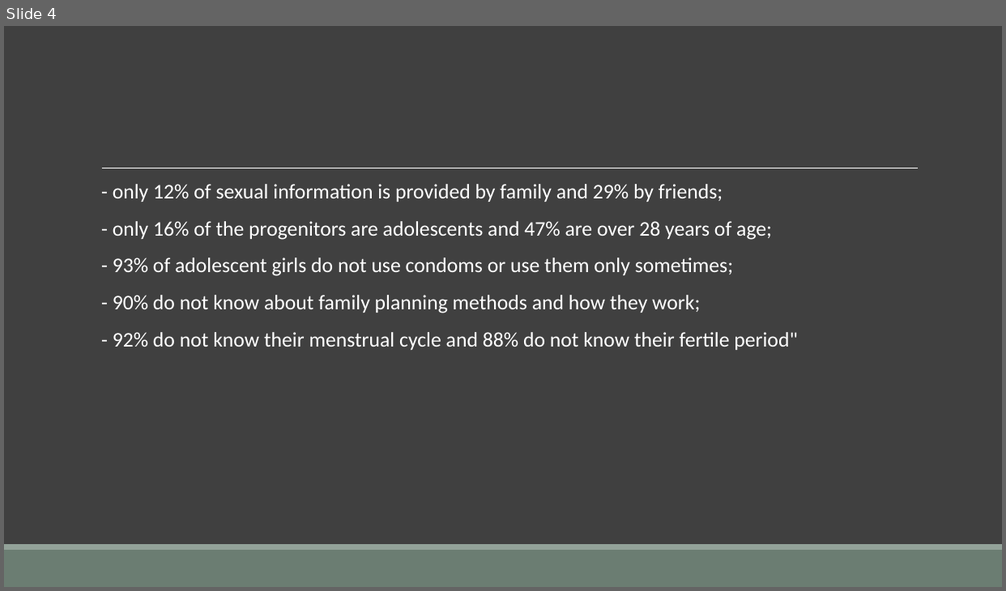
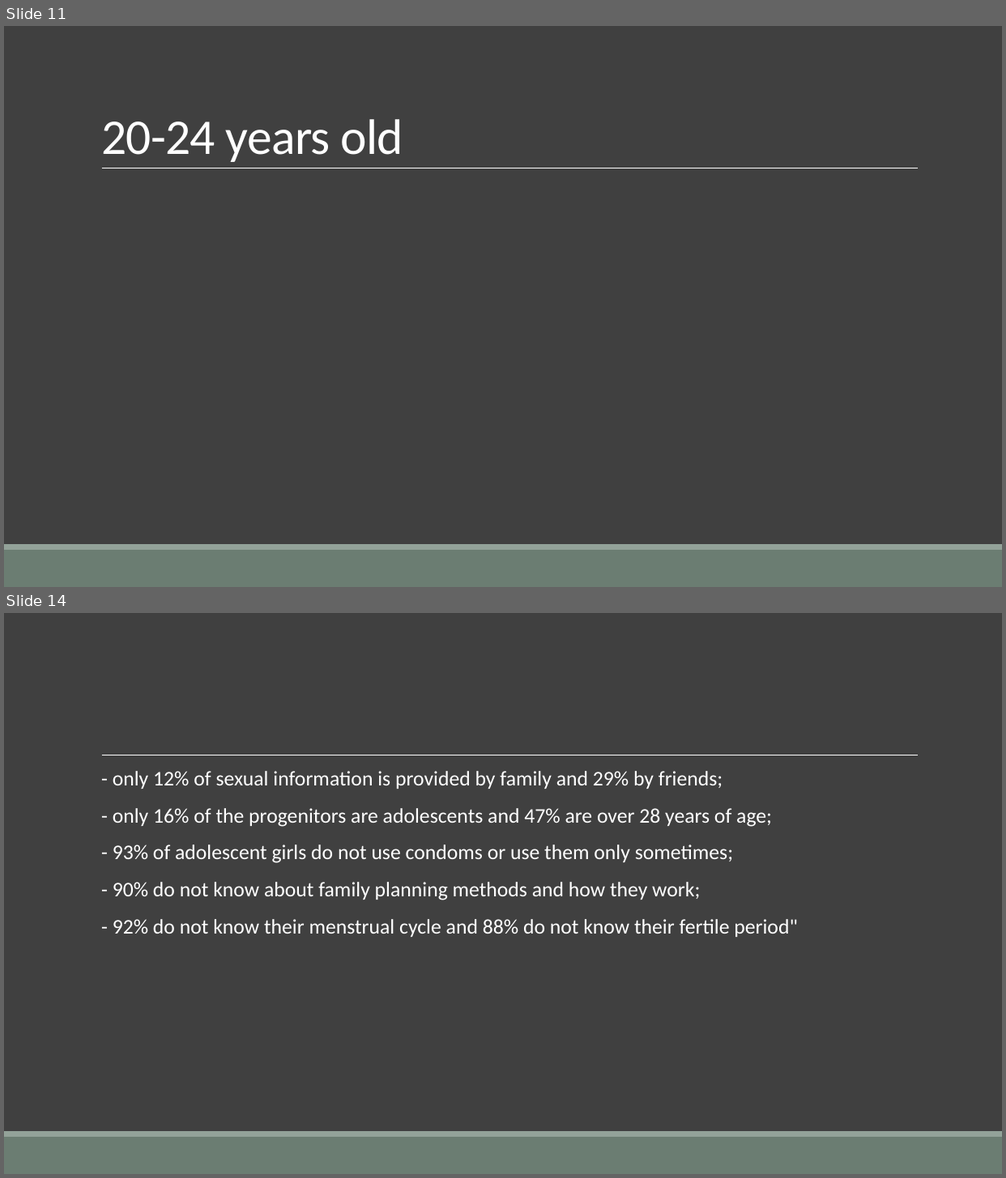
Before and after one commit to Maickery/Child_of_change, a slide deck: Result/Presentation.pptx. Shown one above the other, each under a label of ours: slide 4 before the commit, slides 11 and 14 after it; the slides between them are not shown. The pictures are 1006x591 and 1006x1178 pixels, drawn with LibreOffice and Linux fonts; fonts in the diff are those of the drawing. Boxes give left, top, right and bottom in pixels: in the first picture for what was removed or moved away, otherwise in the second. Text is boxed around its words. In the diff, an @@ line names an element or a change of style, - is before the commit and + after.

```diff
--- a/Result/Presentation.pptx
+++ b/Result/Presentation.pptx
@@ slide 11 added at (4, 26, 1002, 587), background #404040; not listed: 3 template elements that a slide beside it also shows @@
@@ title added at (101, 119, 404, 162), 48 pt, text #FFFFFF @@
+20-24 years old
@@ what was slide 4 is now slide 14 @@
```
Also in this commit, not shown: 1 slide changed, 9 other slides added, 4 slides removed, 9 other files.
